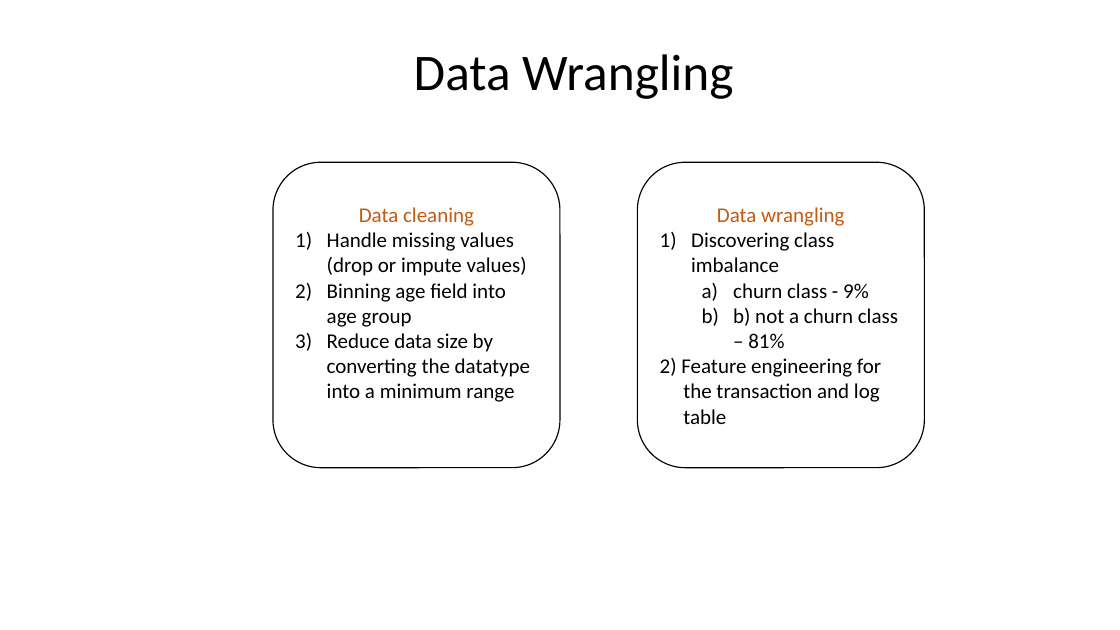
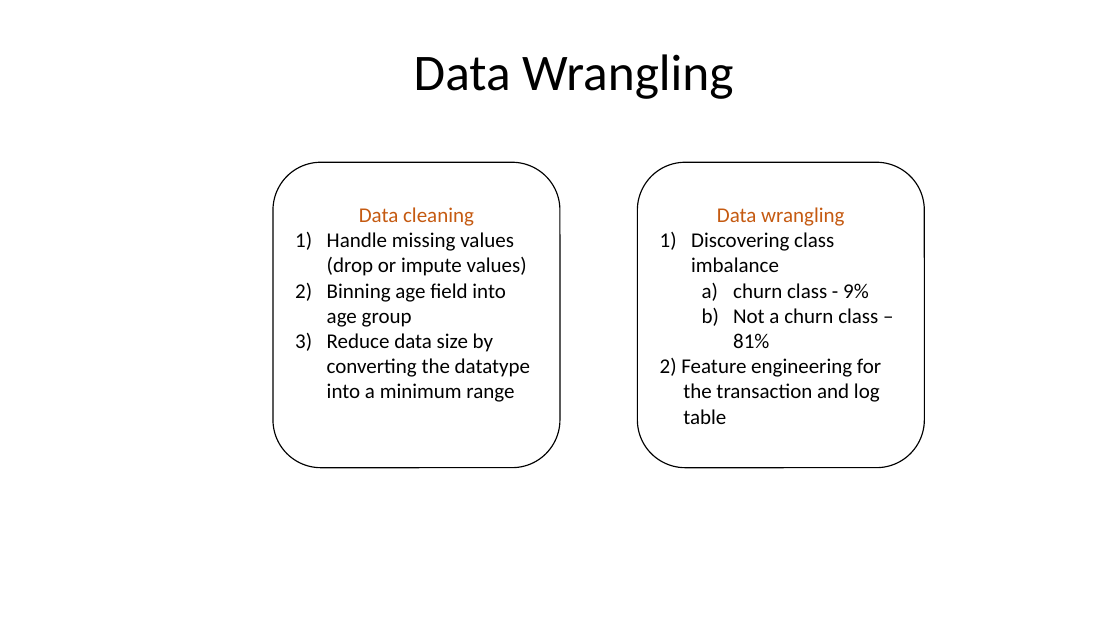
Before and after one commit to Elaveni16/Data-science, a slide deck: slide 6 of Capstone 2/WSDM - KKBox's Churn Prediction Challenge/docs/Capstone2_Final_Presentation–.pptx (slide 5 before the commit). Drawn at 1120x630 pixels with LibreOffice and Linux fonts; fonts in the diff are those of the drawing; background and template pictures are left out. Boxes give left, top, right and bottom in pixels: in the first picture for what was removed or moved away, otherwise in the second. Text is boxed around its words. In the diff, an @@ line names an element or a change of style, - is before the commit and + after.

```diff
--- a/Capstone 2/WSDM - KKBox's Churn Prediction Challenge/docs/Capstone2_Final_Presentation–.pptx
+++ b/Capstone 2/WSDM - KKBox's Churn Prediction Challenge/docs/Capstone2_Final_Presentation–.pptx
@@ text in rounded rectangle at <box>733,308,878,348</box>: text changed @@
-  b) b) not a churn class – 81%
+  b) Not a churn class – 81%
```
Also in this commit, not shown: 5 other slides changed, 1 slide added.
